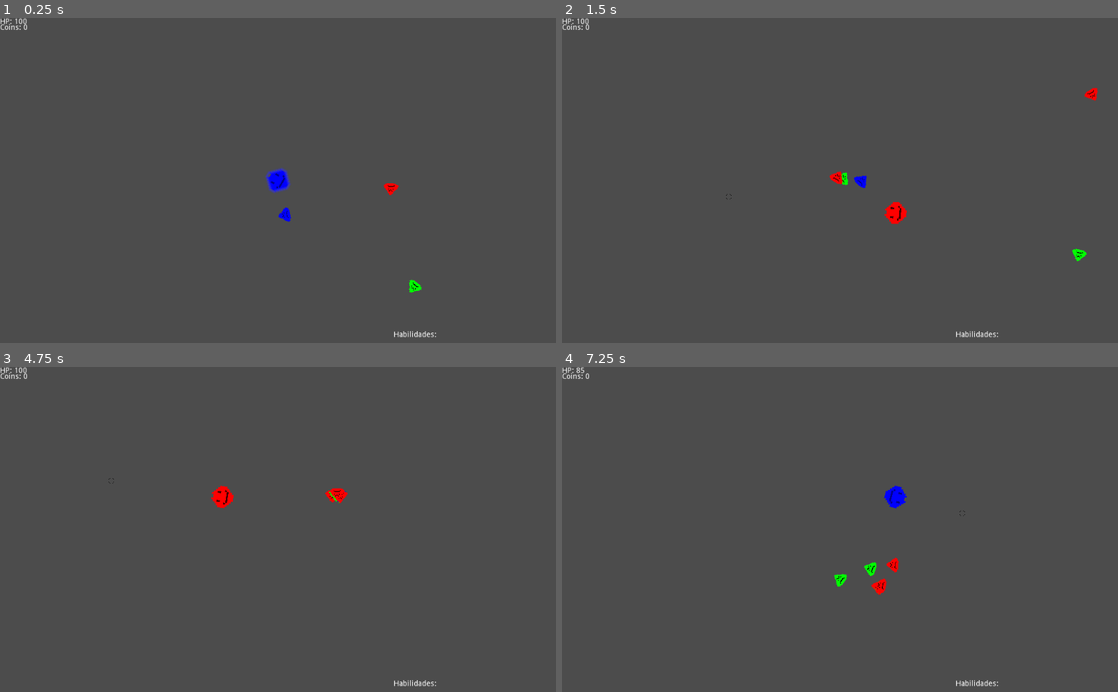
Above: before the commit, frames 1-4 (two rows, left to right).
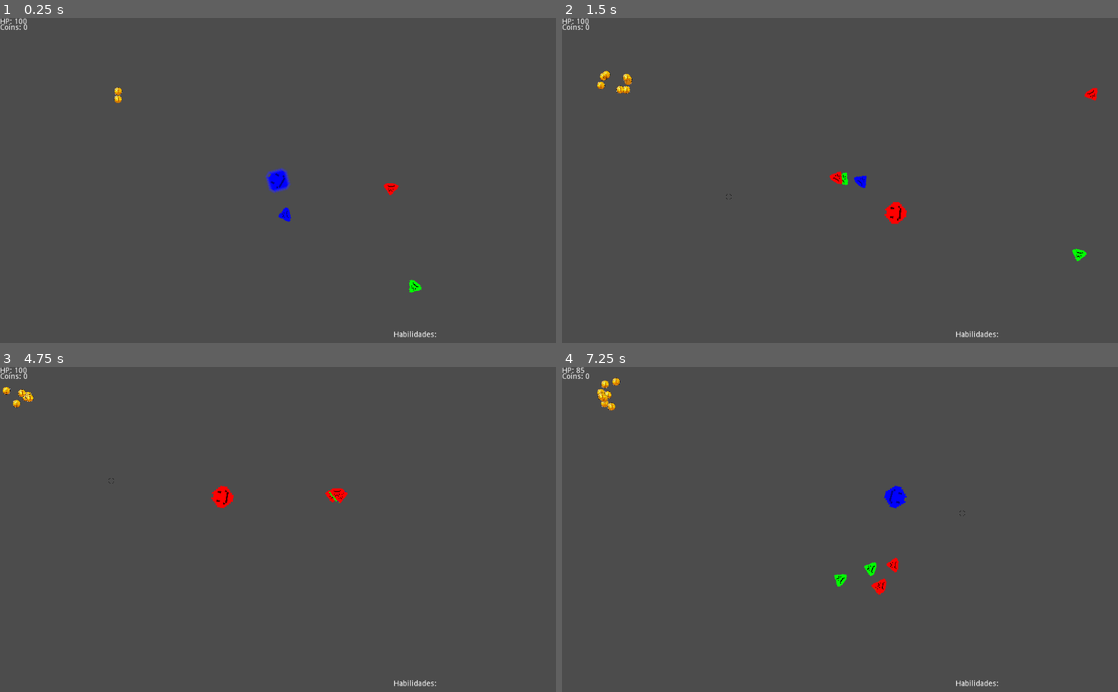
Above: after the commit, the same moments.

Repository: JuanG10/boss
Game: Godot game, scene res://proof of concept.tscn
Two runs of this game, one before a commit and one after it. Both use one fixed random seed, a clock stepped at 60 frames per second and the inputs below.
Inputs (mouse positions are in pixels of both pictures, inside the frame that each line leads up to):
- Up to frame 1 (0.25 s): no input
- Up to frame 2 (1.5 s): tap Enter (ui_accept) at 0.5, 0.77 s; move the mouse to (962, 164) at 0.52 s; hold D (right) 0.53-1.28 s; tap 2 (Activate_damage) at 0.6 s; click (962, 164) at 0.67 s; tap 1 (Activate_shield) at 0.8, 1.35 s; move the mouse to (728, 196) at 1.27 s; hold S (down) from 1.28 s (still down)
- Up to frame 3 (4.75 s): tap Enter (ui_accept) at 1.52, 3.02, 3.77, 4.52 s; tap 2 (Activate_damage) at 1.55, 2.85, 4.55 s; move the mouse to (333, 458) at 2.02 s; release S (down) at 2.03 s; hold D (right) 2.03-2.78 s; tap 3 (Activate_atk_speed) at 2.1 s; tap 1 (Activate_shield) at 2.3, 3.6 s; move the mouse to (250, 594) at 2.77 s; hold W (up) 2.78-3.53 s; click (250, 594) at 2.92 s; move the mouse to (444, 578) at 3.52 s; hold A (left) from 3.53 s (still down); move the mouse to (111, 480) at 4.27 s; tap E (next_color) at 4.35 s
- Up to frame 4 (7.25 s): move the mouse to (867, 529) at 5.02 s; release A (left) at 5.03 s; hold S (down) 5.03-5.78 s; tap Q (previous_color) at 5.1 s; click (867, 529) at 5.17 s; tap 1 (Activate_shield) at 5.3, 6.6 s; move the mouse to (756, 448) at 5.77 s; hold D (right) 5.78-6.53 s; tap 2 (Activate_damage) at 5.85 s; tap Enter (ui_accept) at 6.02, 6.77 s; move the mouse to (962, 513) at 6.52 s; hold W (up) from 6.53 s (still down)

The runs differ from the first frame. In frame 1, less than 0.1% of the frame differs, in the area x 20-22%, y 21-27%; in frame 2, 0.2%; in frame 3, 0.1%; in frame 4, 0.2%, in the area x 6-11%, y 3-14%.

Commit message:
particulas moneda prueba

Diff:
--- a/Habilidades.gd
+++ b/Habilidades.gd
@@ -7,7 +7,8 @@
 const HABILIDADES = {
 	ESCUDO 	= preload("res://Habilidades/Escudo.tscn"),
 	PISTOLA = preload("res://Habilidades/Pistola.tscn"),
-	BALA    = preload("res://Habilidades/Bala.tscn")
+	BALA    = preload("res://Habilidades/Bala.tscn"),
+	SPEED   = preload("res://Habilidades/speed.tscn")
 }
 
 func _ready():
@@ -28,8 +29,7 @@
 
 
 func sprite_de_habilidad(name_habilidad):
-	var scene = null
-
+	var scene
 	if	name_habilidad == "shield":
 		scene = HABILIDADES.ESCUDO.instance()
 		position.add_child(HABILIDADES.ESCUDO.instance())
@@ -38,7 +38,12 @@
 	if name_habilidad == "damage":
 		scene = HABILIDADES.BALA.instance()
 		position.add_child(scene)
+		position.get_node('Bala').position.x += posi_y
+		posi_y += 25
 	if name_habilidad == "Speed":
-		position.add_child(HABILIDADES.PISTOLA.instance())
-		position.get_node('Pistola').position.x += posi_y
+		scene = HABILIDADES.SPEED.instance()
+		position.add_child(scene)
+		position.get_node('speed').position.x += posi_y
 		posi_y += 25
+	if name_habilidad == 'atk_spped':
+		pass
--- /dev/null
+++ b/Habilidades/speed.tscn
@@ -0,0 +1,7 @@
+[gd_scene load_steps=2 format=2]
+
+[ext_resource path="res://Iconos/limitador_base.png" type="Texture" id=1]
+
+[node name="speed" type="Sprite"]
+scale = Vector2( 0.036, 0.036 )
+texture = ExtResource( 1 )
--- a/Player/Player.gd
+++ b/Player/Player.gd
@@ -56,7 +56,18 @@
 	shieldT.set_wait_time(shield_speed)
 	add_child(shieldT)
 
+func color_actual():
+	var sprite_modulate = $Sprite.modulate
+	if sprite_modulate == Color(1,0,0,1):
+		return "Rojo"
+	elif sprite_modulate == Color(0,0,1,1):
+		return "Blue"
+	elif sprite_modulate == Color(0,1,0,1):
+		return "Verde"
+
+
 func _physics_process(_delta):
+
 	#print(habilidad)
 	look_at(get_global_mouse_position())
 	#if Input.is_action_just_pressed("ui_accept"):
@@ -95,11 +106,10 @@
 		position.y -= speed
 
 	#Si tiene la habiladad la usa
-	if Input.is_action_just_pressed("Activate_shield") && existe_habilidad("shield") && habilidad_health:
+	if Input.is_action_just_pressed("Activate_shield") && existe_habilidad("shield") && habilidad_health && color_actual() == "Verde":
+		print("holaaaaa")
 		efecto_de_health()
 		activar_timer()
-
-
 	if Input.is_action_just_pressed("Activate_speed") && existe_habilidad("speed") && habilidad_speed:
 		efecto_de_speed()
 		activar_timer()
@@ -110,21 +120,29 @@
 		efecto_de_atk_speed()
 		activar_timer()
 
+
+
+#El personaje recupera vida
 func efecto_de_health():
 	GlobalVariables.health *= 1.1
 	health = GlobalVariables.health
 	label.on_update(health)
 	habilidad_health = false
 
+#La velocidad del personaje aumenta
 func efecto_de_speed():
 	GlobalVariables.speed += .5
 	speed = GlobalVariables.speed
 	habilidad_speed = false
 
+#El daño del personaje aumenta en 1
 func efecto_de_damage():
 	GlobalVariables.dmg += 1
 	dmg = GlobalVariables.dmg
 	habilidad_damage = false
+
+
+#La velocidad de ataque del personaje aumenta
 func efecto_de_atk_speed():
 	GlobalVariables.atk_speed *= 0.9
 	atk_speed = GlobalVariables.atk_speed
--- a/UpgradeScreen/upgrade_list.gd
+++ b/UpgradeScreen/upgrade_list.gd
@@ -10,6 +10,7 @@
 const BASE = {
 	bala = preload("res://Iconos/bala_base.png"),
 	limitador = preload("res://Iconos/limitador_base.png"),
+	escudo = preload("res://Iconos/defensa_base.png"),
 	pistola = preload("res://Iconos/pistola_base.png")
 }
 const GREEN = {
@@ -28,12 +29,14 @@
 		add_item("Bala: +Cadencia " + precio, BASE.bala) #0
 		add_item("Limitador: +Velocidad " + precio, BASE.limitador) #1
 		add_item("Pistola: +Daño " + precio, BASE.pistola) #3
+		add_item("Escudo: +Vida " + precio, GREEN.escudo) #2
 	elif parent_name == "RedPanel":
 		add_item("Cuchillo: +Daño a corta distancia contra rojo", GREEN.cuchillo)
 		add_item("Pistola: +Daño a distancia contra rojo", GREEN.pistola)
+		add_item("Bala: +Cadencia " + precio, BASE.bala)
 	elif parent_name == "GreenPanel":
-		add_item("Cuchillo: +Daño a corta distancia contra verde", GREEN.cuchillo)
-		add_item("Pistola: +Daño a distancia contra verde", GREEN.pistola)
+		#add_item("Cuchillo: +Daño a corta distancia contra verde", GREEN.cuchillo)
+		#add_item("Pistola: +Daño a distancia contra verde", GREEN.pistola)
 		add_item("Escudo: +Vida " + precio, GREEN.escudo) #2
 
 
@@ -49,9 +52,9 @@
 		elif _get_selected_item() == 1:
 			GlobalVariables.add_habilidad("Speed")
 		elif _get_selected_item() == 2:
+			GlobalVariables.add_habilidad("damage")
+		elif _get_selected_item() == 3:
 			GlobalVariables.add_habilidad("shield")
-		elif _get_selected_item() == 3:
-			GlobalVariables.add_habilidad("damage")
 
 		else: pass
 	#print("VelocidadAtaque: ", GlobalVariables.atk_speed," Velocidad: ", GlobalVariables.speed, " Vida: ",GlobalVariables.health, " Daño: ", GlobalVariables.dmg)
--- /dev/null
+++ b/moneda_particula/Moneda_particula.tscn
@@ -0,0 +1,17 @@
+[gd_scene load_steps=3 format=2]
+
+[ext_resource path="res://Money.png" type="Texture" id=1]
+
+[sub_resource type="ParticlesMaterial" id=1]
+emission_shape = 1
+emission_sphere_radius = 800.0
+flag_disable_z = true
+gravity = Vector3( 0, 98, 0 )
+orbit_velocity = 0.0
+orbit_velocity_random = 0.0
+
+[node name="Moneda_particula" type="Particles2D"]
+position = Vector2( 11.2836, 2.00226 )
+scale = Vector2( 0.002, 0.002 )
+process_material = SubResource( 1 )
+texture = ExtResource( 1 )
--- a/proof of concept.tscn
+++ b/proof of concept.tscn
@@ -8,6 +8,15 @@
 [ext_resource path="res://Cursor.gd" type="Script" id=6]
 [ext_resource path="res://Coins.gd" type="Script" id=7]
 [ext_resource path="res://Habilidades.gd" type="Script" id=8]
+[ext_resource path="res://Money.png" type="Texture" id=9]
+
+[sub_resource type="ParticlesMaterial" id=1]
+emission_shape = 1
+emission_sphere_radius = 800.0
+flag_disable_z = true
+gravity = Vector3( 0, -98, 0 )
+orbit_velocity = 0.0
+orbit_velocity_random = 0.0
 
 [node name="Main" type="Node"]
 script = ExtResource( 3 )
@@ -71,3 +80,9 @@
 
 [node name="Position2D" type="Position2D" parent="."]
 position = Vector2( 538.104, 351.211 )
+
+[node name="Particles2D" type="Particles2D" parent="."]
+position = Vector2( 134.38, 78.4877 )
+scale = Vector2( 0.02, 0.02 )
+process_material = SubResource( 1 )
+texture = ExtResource( 9 )
Binary file added: Money.png
Not shown, added: Money.png.import
Not shown: 1 places in proof of concept.tscn that only renumber resources
